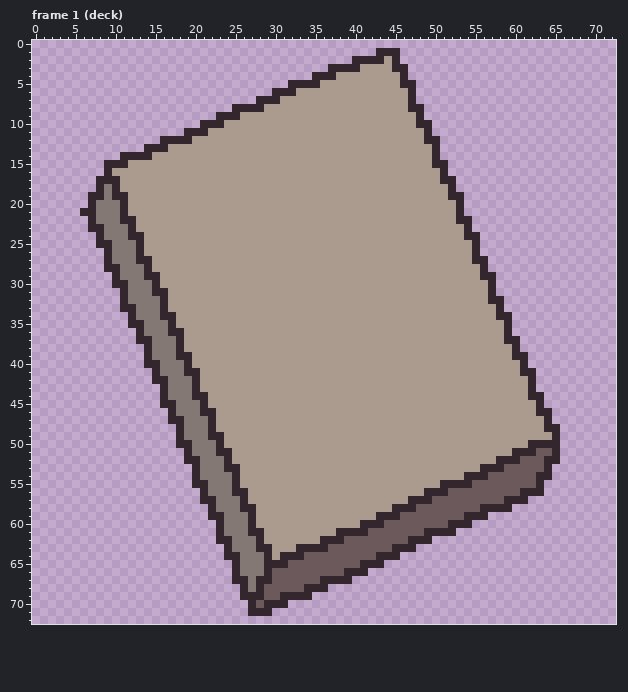
File history of a pixel-art file, dev/deck.aseprite. This is how it looked before the edit.
73x73 pixels, 2 frames. Shown: frame 1 (deck). The commit also changed other frames, which this record leaves out.
Now the later version:
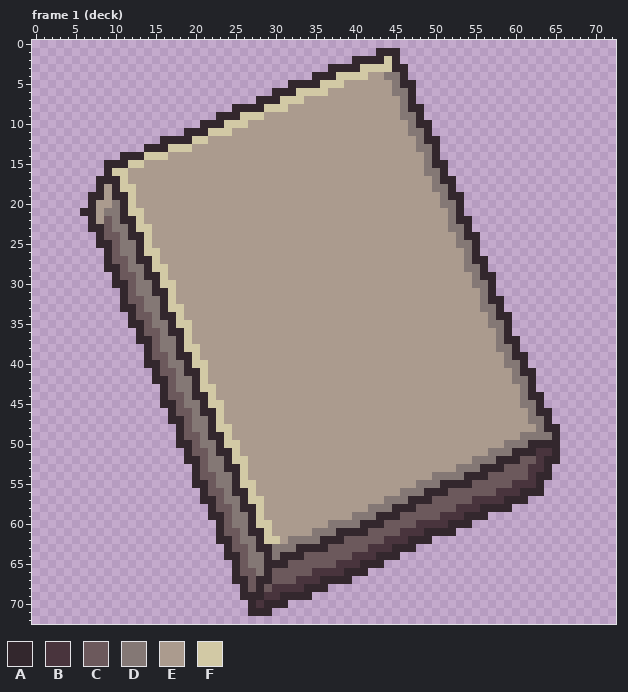
Palette (. is transparent): A #33272d  B #49343d  C #6c595c  D #847875  E #ab9b8e  F #d2c9a5
From old to new:
Changed rows in their new state; - is an unchanged pixel.
Frame 1 (deck):
first column x 8:
 2 ------------------------------------F--------------------
 3 ---------------------------------FFFF--------------------
 4 ------------------------------FFFF--DD-------------------
 5 ----------------------------FFF------D-------------------
 6 -------------------------FFFF--------DD------------------
 7 -----------------------FFF------------D------------------
 8 ---------------------FFF--------------D------------------
 9 ------------------FFF-----------------DD-----------------
10 ----------------FFF--------------------D-----------------
11 --------------FFF----------------------DD----------------
12 ------------FF--------------------------D----------------
13 ---------FFF----------------------------DD---------------
14 ------FFF--------------------------------D---------------
15 ----FF-----------------------------------D---------------
16 --FF-------------------------------------DD--------------
17 ---F--------------------------------------D--------------
18 -E-FF-------------------------------------DD-------------
19 -E--F--------------------------------------D-------------
20 EE--F--------------------------------------DD------------
21 E---FF--------------------------------------D------------
22 EC---F--------------------------------------D------------
23 -C---FF-------------------------------------DD-----------
24 -CC---F--------------------------------------D-----------
25 --C---F--------------------------------------DD----------
26 --C---FF--------------------------------------D----------
27 --CC---F--------------------------------------D----------
28 ---C---FF-------------------------------------DD---------
29 ---CC---F--------------------------------------D---------
30 ----C---FF-------------------------------------DD--------
31 ----C----F--------------------------------------D--------
32 ----CC---F--------------------------------------D--------
33 -----C---FF-------------------------------------DD-------
34 -----CC---F--------------------------------------D-------
35 ------C---FF-------------------------------------DD------
36 ------CC---F--------------------------------------D------
37 -------C---F--------------------------------------D------
38 -------C---FF-------------------------------------DD-----
39 -------CC---F--------------------------------------D-----
40 --------C---FF-------------------------------------DD----
41 --------CC---F--------------------------------------D----
42 ---------C---F--------------------------------------DD---
43 ---------C---FF--------------------------------------D---
44 ---------CC---F--------------------------------------D---
45 ----------C---FF-------------------------------------DD--
46 ----------CC---F--------------------------------------D--
47 -----------C---F--------------------------------------DD-
48 -----------C---FF--------------------------------------D-
49 -----------CC---F------------------------------------DDDD
50 ------------C---FF---------------------------------DDD---
51 ------------CC---F-------------------------------DDD---BB
52 -------------C---FF----------------------------DDD-----B-
53 -------------C----F--------------------------DDD------BB-
54 -------------CC---F-----------------------DDDD--------B--
55 --------------C---FF--------------------DDD---------BBB--
56 --------------CC---F------------------DDD---------BBB----
57 ---------------C---FF---------------DDD--------BBBB------
58 ---------------CC---F-------------DDD--------BBB---------
59 ----------------C---F-----------DDD--------BBB-----------
60 ----------------C---FF-------DDDD-------BBBB-------------
61 ----------------CC---F-----DDD--------BBB----------------
62 -----------------C---FF-DDDD--------BBB------------------
63 -----------------CC---DDD---------BBB--------------------
64 ------------------C---D---------BBB----------------------
65 ------------------C-----------BBB------------------------
66 ------------------CC-------BBBB--------------------------
67 -------------------C-----BBB-----------------------------
68 -------------------C--BBBB-------------------------------
69 ---------------------BB----------------------------------
70 --------------------B------------------------------------
Pixel boxes of the changes (left, top, right, bottom) in both pictures:
changed: (96, 56, 552, 608)
